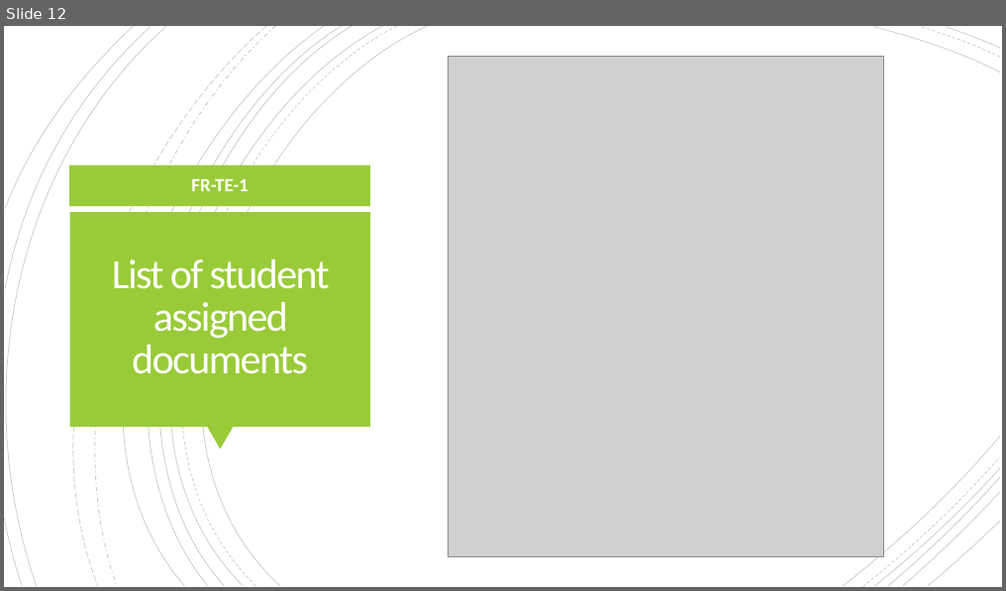
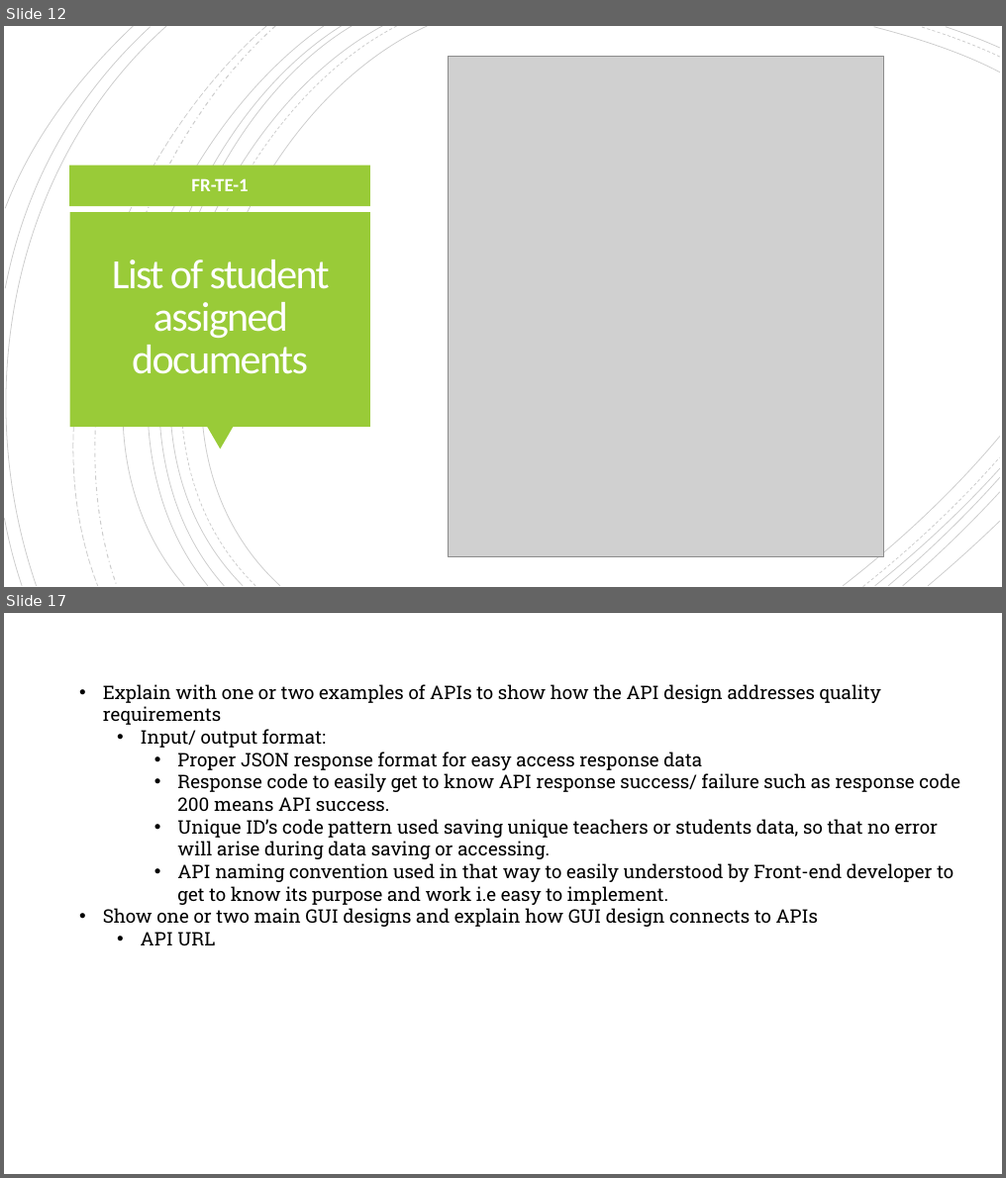
Before and after one commit to GiannaGD/FASTAPI-MONGO-TEACHER-MODULE, a slide deck: simran_presentation/COMP7033 Coursework.pptx. Shown one above the other, each under a label of ours: slide 12 before the commit, slides 12 and 17 after it; the slides between them are not shown. The pictures are 1006x591 and 1006x1178 pixels, drawn with LibreOffice and Linux fonts; fonts in the diff are those of the drawing; grey boxes stand for pictures. Boxes give left, top, right and bottom in pixels: in the first picture for what was removed or moved away, otherwise in the second. Text is boxed around its words. In the diff, an @@ line names an element or a change of style, - is before the commit and + after.

```diff
--- a/simran_presentation/COMP7033 Coursework.pptx
+++ b/simran_presentation/COMP7033 Coursework.pptx
@@ slide 17 added at (x1=4, y1=613, x2=1002, y2=1174), background #FFFFFF @@
@@ text added at (x1=103, y1=684, x2=960, y2=946), 18 pt, text #000000 @@
+• Explain with one or two examples of APIs to show how the API design addresses quality requirements
+  • Input/ output format:
+    • Proper JSON response format for easy access response data
+    • Response code to easily get to know API response success/ failure such as response code 200 means API success.
+    • Unique ID’s code pattern used saving unique teachers or students data, so that no error will arise during data saving or accessing.
+    • API naming convention used in that way to easily understood by Front-end developer to get to know its purpose and work i.e easy to implement.
+• Show one or two main GUI designs and explain how GUI design connects to APIs
+  • API URL
```
Also in this commit, not shown: 1 slide changed, 9 other slides added, 2 other files.
